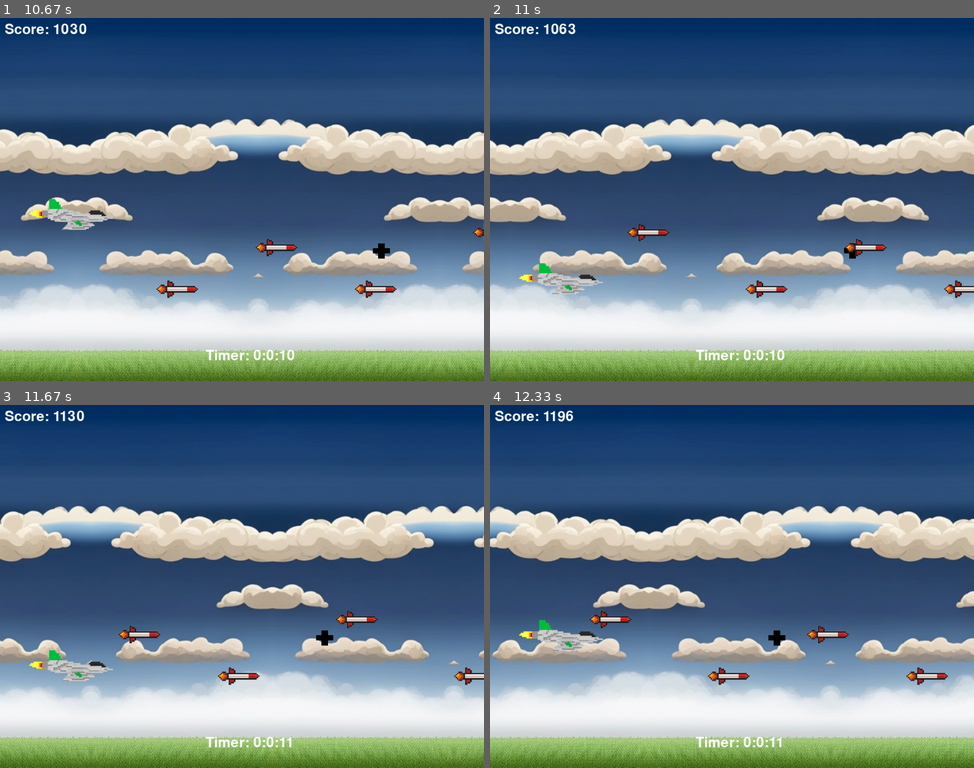
Above: before the commit, frames 1-4 (two rows, left to right).
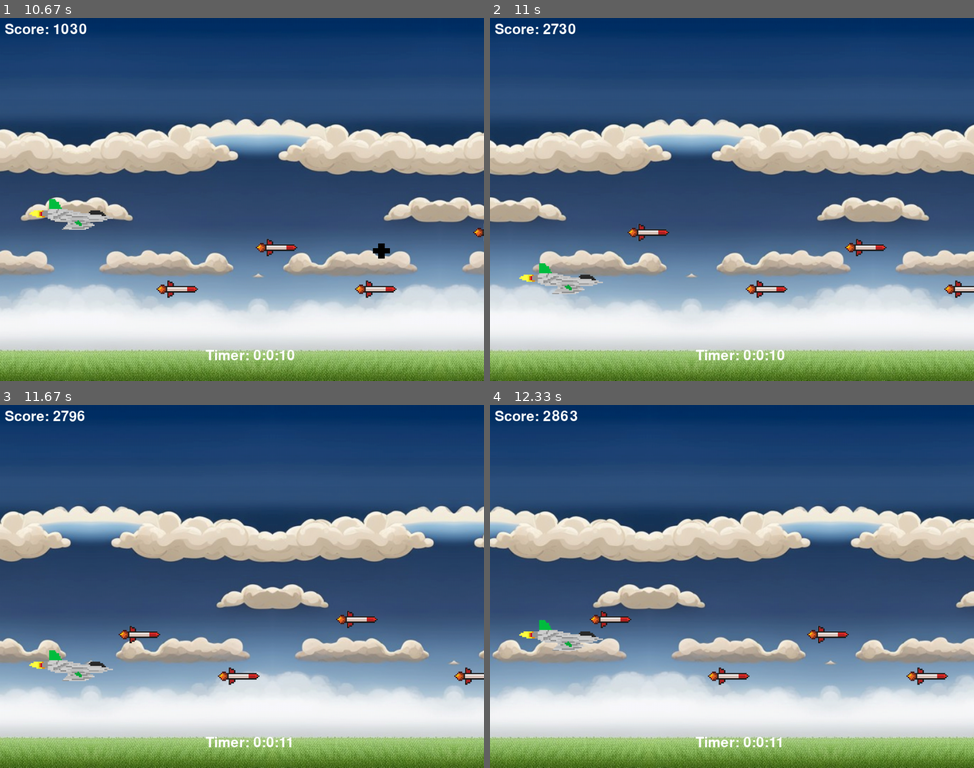
Above: after the commit, the same moments.

Repository: NezirNezirevic1054620/pygame_app
Game: pygame game, started from game.py
Two runs of this game, one before a commit and one after it. Both use one fixed random seed, a clock stepped at 60 frames per second and the inputs below.
Inputs:
- Up to frame 1 (10.67 s): tap P at 0.33 s; tap Space at 0.67, 1.07, 1.37, 1.57, 1.97, 2.37, 2.7, 3.03, 3.43, 3.83, 4.17, 4.5, 4.9, 5.3, 5.63, 5.97, 6.37, 6.77, 7.1, 7.43, 7.83, 8.23, 8.57, 8.9, 9.3, 9.7, 10.03, 10.37 s; hold Down 1-1.47 s; hold Up 1.5-1.87 s; hold Down 1.9-2.27 s; hold Up 2.3-2.6 s; hold Down 2.63-2.93 s; hold Up 2.97-3.33 s; hold Down 3.37-3.73 s; hold Up 3.77-4.07 s; hold Down 4.1-4.4 s; hold Up 4.43-4.8 s; hold Down 4.83-5.2 s; hold Up 5.23-5.53 s; hold Down 5.57-5.87 s; hold Up 5.9-6.27 s; hold Down 6.3-6.67 s; hold Up 6.7-7 s; hold Down 7.03-7.33 s; hold Up 7.37-7.73 s; hold Down 7.77-8.13 s; hold Up 8.17-8.47 s; hold Down 8.5-8.8 s; hold Up 8.83-9.2 s; hold Down 9.23-9.6 s; hold Up 9.63-9.93 s; hold Down 9.97-10.27 s; hold Up from 10.3 s (still down)
- Up to frame 2 (11 s): release Up at 10.67 s; hold Down from 10.7 s (still down); tap Space at 10.77 s
- Up to frame 3 (11.67 s): release Down at 11.07 s; hold Up 11.1-11.4 s; tap Space at 11.17, 11.5 s; hold Down from 11.43 s (still down)
- Up to frame 4 (12.33 s): release Down at 11.73 s; hold Up 11.77-12.13 s; tap Space at 11.83, 12.23 s; hold Down from 12.17 s (still down)

Frame 1 is identical in both runs. In frame 2, 0.2% of the frame differs, in the area x 11-76%, y 1-67%; in frame 3, 0.2%; in frame 4, 0.2%, in the area x 11-62%, y 1-67%.

Commit message:
fixed powerup

Diff:
--- a/screens/start_game_screen.py
+++ b/screens/start_game_screen.py
@@ -45,23 +45,27 @@
 def draw_powerup(canvas, powerup_x, powerup_y):
     canvas.blit(powerup, (powerup_x, powerup_y))
 
+
 # power up spawnen
 def generate_powerup_position(SCREEN_WIDTH, SCREEN_HEIGHT):
-    powerup_x = SCREEN_WIDTH -200
+    powerup_x = SCREEN_WIDTH - 200
     powerup_y = random.randint(0, SCREEN_HEIGHT - POWERUP_HEIGHT)
 
     return powerup_x, powerup_y
+
 
 # endgame drawen
 def draw_endgame(canvas, endgame_x, endgame_y):
     canvas.blit(endgame, (endgame_x, endgame_y))
 
+
 # end game spawnen
 def generate_endgame_position(SCREEN_WIDHT, SCREEN_HEIGHT):
-    endgame_x = SCREEN_WIDHT -100
+    endgame_x = SCREEN_WIDHT - 100
     endgame_y = random.randint(0, SCREEN_HEIGHT - ENDGAME_HEIGHT)
 
     return endgame_x, endgame_y
+
 
 # start game scherm
 def start_game_screen(canvas, font, SCREEN_WIDTH, GAME_SPEED, SCREEN_HEIGHT, text_color):
@@ -127,15 +131,8 @@
                 SCREEN_WIDTH, SCREEN_HEIGHT)
             enemies.append([enemy_x, enemy_y])
 
-
         updated_enemies = []
         updated_powerups = []
-        updated_gameender = []
-
-        if endgame_spawn_timer >= 120 * GAME_SPEED:
-            endgame_spawn_timer = 0
-            endgame_x, endgame_y = generate_endgame_position(SCREEN_WIDTH, SCREEN_HEIGHT)
-            gameender.append([endgame_x, endgame_y])
 
         if powerup_spawn_timer >= 10 * GAME_SPEED:
             powerup_spawn_timer = 0
@@ -150,20 +147,6 @@
                 draw_powerup(canvas, powerup_x, powerup_y)
                 updated_powerups.append([powerup_x, powerup_y])
 
-            for powerup_x, powerup_y in powerups[:]:
-
-                if player.rect.colliderect(pygame.Rect(powerup_x, powerup_y, POWERUP_WIDHT, POWERUP_HEIGHT)):
-                    powerups.remove([powerup_x, powerup_y])
-                    score += 1000
-
-
-        for endgame_x, endgame_y in gameender:
-            endgame_x -= 1
-
-            if endgame_x + ENDGAME_WIDHT > 0:
-                draw_endgame(canvas, endgame_x, endgame_y)
-                updated_gameender.append([endgame_x, endgame_y])
-
         for enemy_x, enemy_y in enemies:
             enemy_x -= 8  # beweegt naar links
 
@@ -173,7 +156,6 @@
 
             # Check for collision
             if player.rect.colliderect(pygame.Rect(enemy_x, enemy_y, ENEMY_WIDTH, ENEMY_HEIGHT)):
-
                 # Handle collision
                 json.write_data(score=score)
                 run = False
@@ -191,7 +173,6 @@
                 player.remove(all_sprites)
         enemies = updated_enemies
         powerups = updated_powerups
-        gameender = updated_gameender
 
         for bullet in bullets:
             # Check for collision
@@ -203,6 +184,10 @@
                     score_counter = font.render(
                         f'Score: {score // 60}', True, (255, 255, 255))
 
+            for powerup_x, powerup_y in powerups:
+                if bullet.rect.colliderect(pygame.Rect(powerup_x, powerup_y, POWERUP_WIDHT, POWERUP_WIDHT)):
+                    powerups.remove([powerup_x, powerup_y])
+                    score += 100000
 
         all_sprites.draw(canvas)
         pygame.display.flip()
